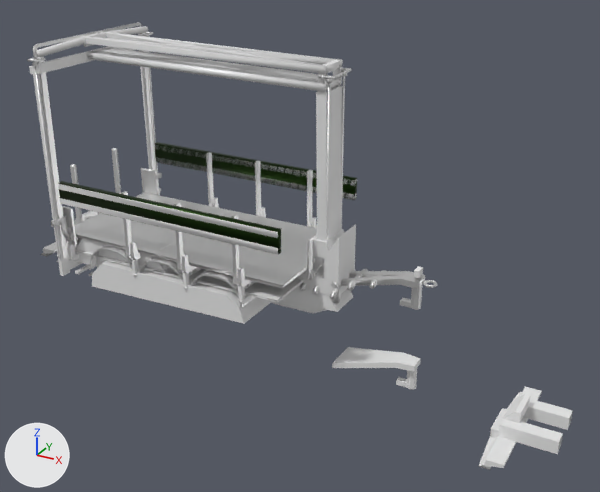
Renders of the FBX model pup_trailer/meshes/trucks/tuning/pup.fbx from each side of a commit.
Camera for both pictures: a 50 mm camera at (0.0621, -0.1308, 0.0784) aimed at (-0.0101, 0.0005, 0.0128). The lights are fixed; the arrows at lower left show +X, +Y and +Z. Where no turn or scale is listed for an object, it has been applied to the vertices. Vertices at the same position are counted once.

The scene before the commit, as lines of its bpy script (objects in view):
```python
ob_cdt_arm = bpy.data.objects.new('cdt_Arm', me_cube_732)
ob_cdt_arm.location = (0.0002, 0.0, -0.0094)
ob_cdt_body_129 = bpy.data.objects.new('cdt_Body.129', me_cube_237)
ob_cdt_body_129.location = (0.0, 0.0, -0.0112)
ob_cdt_hitch_001 = bpy.data.objects.new('cdt_Hitch.001', me_cube_013)
ob_cdt_hitch_001.location = (0.0381, 0.0, -0.0131)
ob_cdt_lift_016 = bpy.data.objects.new('cdt_Lift.016', me_cube_289)
ob_cdt_lift_016.location = (0.0, 0.0, -0.0081)
ob_cdt_loop = bpy.data.objects.new('cdt_Loop', me_cube_12577)
ob_cdt_loop.location = (0.0148, 0.0, 0.013)
ob_cdt_rootnode_003 = bpy.data.objects.new('cdt_RootNode.003', me_cube_004)
ob_cdt_rootnode_003.location = (0.0, 0.0, -0.0114)
ob_cdt_thump_001 = bpy.data.objects.new('cdt_Thump.001', me_cube_006)
ob_cdt_thump_001.location = (-0.0009, 0.0, -0.0114)
ob_cdt_thump_001.rotation_euler = (1.571, 0.0, 0.0)  # degrees (90, 0, 0)
ob_cdt_thump_001.scale = (0.01, 0.01, 0.01)
ob_pup_683 = bpy.data.objects.new('pup.683', me_cube_818)
ob_pup_683.location = (-0.0001, 0.0, -0.0114)
ob_top_006 = bpy.data.objects.new('top.006', me_cube_099)
ob_top_006.location = (-0.0447, -0.0001, 0.049)
# also in view: 'puplift.031' at (-0.0315, 0.0, 0.016)
```
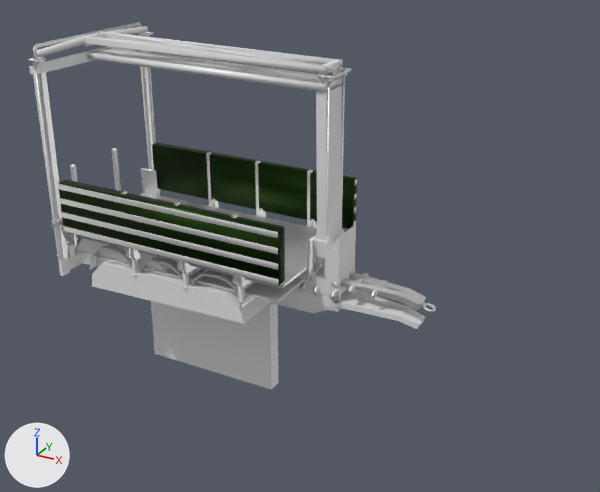
Commit message: Modify pup trailer to not be trainable

Where the newer file only moved an object's origin or applied its transform, the numbers keep the older frame.

Boxes [x1, y1, x2, y2] around the edits, measured in the pictures (600 x 492 px; the box of a moved part takes in the faces that stretch with it):
'cdt_Body.129', reshaped (22% wider)
    before: [29, 46, 353, 324]
    after: [29, 46, 425, 329]
'pup.683', reshaped
    before: [27, 22, 437, 310]
    after: [27, 22, 436, 312]
'top.006', reshaped (14% taller)
    before: [36, 26, 357, 254]
    after: [36, 26, 357, 285]
'cdt_Thump.001', moved, turned (not visible before)
    after: [151, 301, 279, 390]
'cdt_Hitch.001', deleted
    before: [479, 387, 573, 470]
'cdt_Arm', deleted
    before: [332, 347, 421, 390]
'cdt_Loop', deleted
    before: [414, 267, 423, 278]
part 1 of me_cube_289, moved or reshaped
    before: [58, 142, 357, 254]
    after: [58, 142, 357, 286]
part 2 of me_cube_237, deleted
    before: [75, 264, 90, 274]
part 3 of me_cube_237, added
    after: [333, 289, 425, 329]
part 4 of me_cube_099, added
    after: [63, 226, 278, 285]
part 5 of me_cube_099, added
    after: [62, 212, 278, 270]
part 6 of me_cube_818, moved or reshaped
    before: [341, 271, 425, 289]
    after: [341, 272, 426, 310]
part 7 of me_cube_818, moved or reshaped
    before: [423, 280, 437, 288]
    after: [423, 303, 436, 312]
part 8 of me_cube_818, moved or reshaped
    before: [347, 269, 368, 289]
    after: [347, 273, 369, 294]
part 9 of me_cube_818, moved or reshaped
    before: [372, 270, 386, 288]
    after: [372, 280, 387, 299]
part 10 of me_cube_818, moved or reshaped
    before: [370, 281, 374, 289]
    after: [370, 291, 375, 299]
part 11 of me_cube_818, deleted
    before: [41, 211, 411, 308]
part 12 of me_cube_818, moved or reshaped (not visible afterwards)
    before: [411, 286, 422, 310]

The change, as a list of edits to the scene's bpy script:
```text
Change me_cube_818:
    remove me_cube_818.from_pydata(...)  # 27207 vertices, 21881 faces; spans x -0.0681..0.0186, y -0.0179..0.0178, z 0.0114..0.0616
    add me_cube_818.from_pydata(...)  # 26499 vertices, 21152 faces; spans x -0.0592..0.0187, y -0.0179..0.0178, z 0.0114..0.0616
    me_cube_818 part 6: the loose piece of 56 vertices spanning x -0.0004..0.0158, y -0.0024..0.0023, z 0.019..0.0233 is turned 16 degrees about the y axis through its middle, then moved by (0.0001, 0.0, -0.0022)
    me_cube_818 part 7: the loose piece of 168 vertices spanning x 0.016..0.0186, y -0.0013..0.0013, z 0.0224..0.0229 is turned 16 degrees about the y axis through its middle, then moved by (0.0001, 0.0, -0.0048)
    me_cube_818 part 8: the loose piece of 16 vertices spanning x 0.0024..0.0034, y -0.0041..0.004, z 0.0198..0.021 is turned 16 degrees about the y axis through its middle, then moved by (0.0001, 0.0, -0.0008)
    me_cube_818 part 9: the loose piece of 16 vertices spanning x 0.0067..0.0077, y -0.0035..0.0033, z 0.0208..0.022 is turned 16 degrees about the y axis through its middle, then moved by (0.0002, 0.0, -0.002)
    me_cube_818 part 10: the loose piece of 6 vertices spanning x 0.0067..0.0077, y -0.0035..-0.0028, z 0.0207..0.022 is turned 16 degrees about the y axis through its middle, then moved by (0.0002, 0.0, -0.002)
    me_cube_818 part 11: 27 loose pieces with 660 vertices, spanning x -0.0681..0.0148, y -0.013..0.0129, z 0.0126..0.0215, are deleted
    me_cube_818 part 12: 16 vertices removed from x 0.0138..0.0158, y -0.0009..0.0009, z 0.0172..0.0219; 8 vertices added at x 0.0138..0.0158, y -0.0009..0.0009, z 0.0175..0.0181
Change me_cube_099:
    where me_cube_099.from_pydata(...)  # 88 vertices, 68 faces; spans x -0.0131..0.0415, y -0.0161..0.0161, z -0.0304..0.0009
    me_cube_099 part 4: the loose piece of 8 vertices spanning x -0.0114..0.0393, y -0.0161..-0.0149, z -0.0304..-0.029 is copied, and the copy is moved by (0.0, 0.0, -0.006); it spans x -0.0114..0.0393, y -0.0161..-0.0149, z -0.0365..-0.0351
    me_cube_099 part 5: the loose piece of 8 vertices spanning x -0.0114..0.0393, y -0.0161..-0.0149, z -0.0304..-0.029 is copied, and the copy is moved by (0.0, 0.0, -0.003); it spans x -0.0114..0.0393, y -0.0161..-0.0149, z -0.0334..-0.032
Change me_cube_289:
    where me_cube_289.from_pydata(...)  # 396 vertices, 286 faces; spans x -0.0616..-0.0049, y -0.0162..0.016, z 0.0169..0.0315
    me_cube_289 part 1
    12 vertices are removed from x -0.0561..-0.0054, y -0.0162..0.016, z 0.0266..0.0313
    12 faces are deleted
    12 vertices are added at x -0.0561..-0.0054, y -0.0162..0.016, z 0.0205..0.0313
    12 new faces join them, mat_arm_mat_056 (dark green #223716)
Change me_cube_237:
    remove me_cube_237.from_pydata(...)  # 402 vertices, 312 faces; spans x -0.0656..0.0003, y -0.0169..0.0169, z 0.0104..0.0581
    add me_cube_237.from_pydata(...)  # 358 vertices, 279 faces; spans x -0.0593..0.0161, y -0.0169..0.0169, z 0.0104..0.0581
    me_cube_237 part 2: the loose piece of 8 vertices spanning x -0.0591..-0.0582, y -0.0115..0.0113, z 0.0118..0.0123 is deleted
    me_cube_237 part 3: 20 vertices added at x -0.0008..0.0161, y -0.0035..0.0035, z 0.0134..0.016
Change ob_cdt_thump_001:
    ob_cdt_thump_001.rotation_euler: (1.571, 0.0, 0.0) -> (0.0, 0.0, 0.0)  # degrees (90, 0, 0) -> degrees (0, 0, 0)
    ob_cdt_thump_001.location: (-0.0009, 0.0, -0.0114) -> (-0.0009, -0.0134, -0.0114)
Remove ob_cdt_arm:
    ob_cdt_arm = bpy.data.objects.new('cdt_Arm', me_cube_732)
Remove ob_cdt_hitch_001:
    ob_cdt_hitch_001 = bpy.data.objects.new('cdt_Hitch.001', me_cube_013)
Remove ob_cdt_loop:
    ob_cdt_loop = bpy.data.objects.new('cdt_Loop', me_cube_12577)
```
